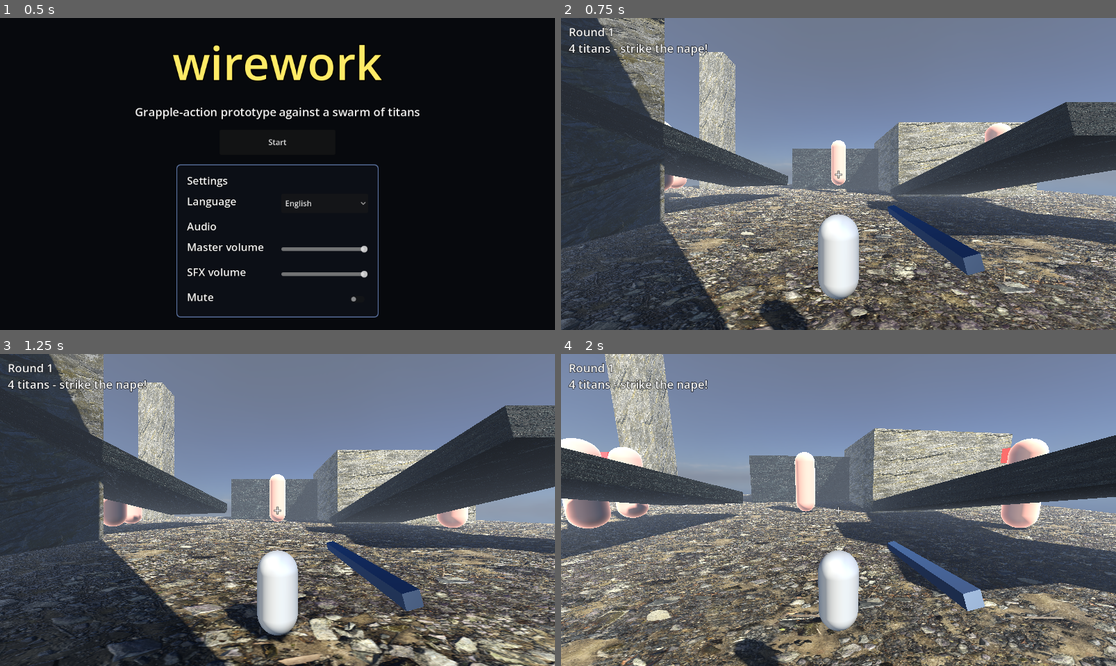
Above: before the commit, frames 1-4 (two rows, left to right).
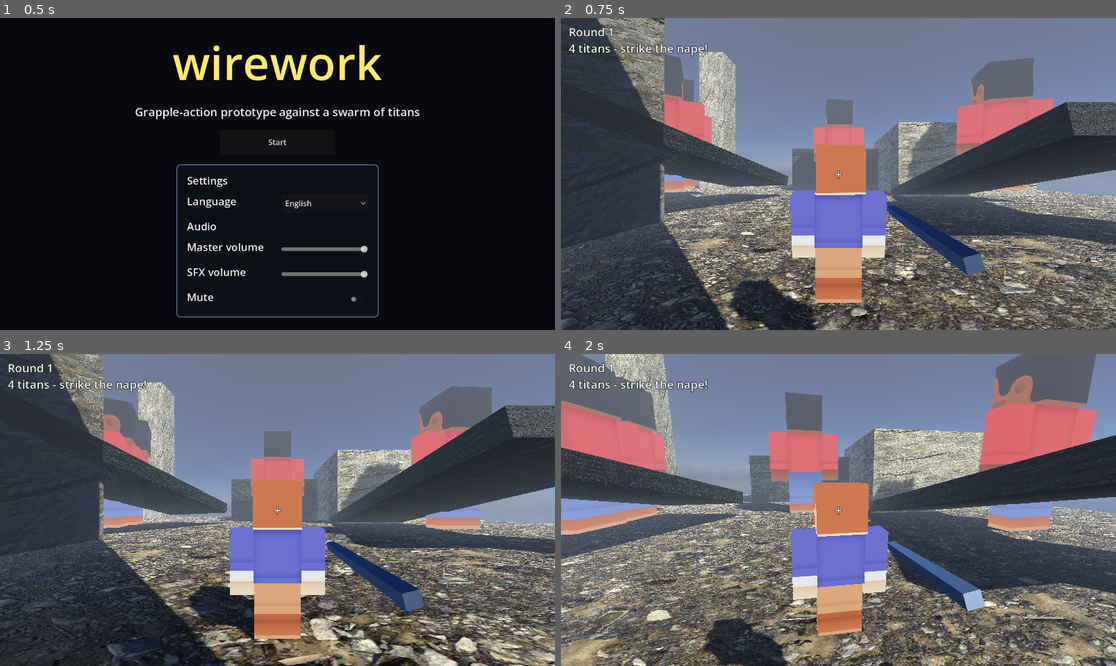
Above: after the commit, the same moments.

Repository: savagemanage/game-champs
Game: Godot game, scene res://scenes/StartScreen.tscn
The game is run twice, just before and just after one commit, with the same random seed, the same clock (stepped at 60 frames per second) and the same inputs.
Inputs (mouse positions are in pixels of both pictures, inside the frame that each line leads up to):
- Up to frame 1 (0.5 s): no input
- Up to frame 2 (0.75 s): click "Start" at 0.5 s
- Up to frame 3 (1.25 s): no input
- Up to frame 4 (2 s): tap Enter at 1.25 s; move the mouse to (866, 510) at 1.27 s; hold W (move_forward) from 1.28 s (still down); right-click (866, 510) at 1.35 s; tap Space (jump) at 1.52 s

Frame 1 is identical in both runs. In frame 2, 14% of the frame differs, in the area x 18-89%, y 11-100%; in frame 3, 13%; in frame 4, 24%, in the area x 0-97%, y 0-100%.

Commit message:
feat(visual): add CC0 Kenney Blocky character models for player + titan; realign titan nape hitbox to new neck; guarded load with primitive fallback

Diff:
--- a/scenes/Player.tscn
+++ b/scenes/Player.tscn
@@ -1,9 +1,10 @@
-[gd_scene load_steps=11 format=3 uid="uid://b1player0scene1"]
+[gd_scene load_steps=12 format=3 uid="uid://b1player0scene1"]
 
 [ext_resource type="Script" path="res://scripts/player/player.gd" id="1_player"]
 [ext_resource type="Script" path="res://scripts/player/grapple.gd" id="2_grapple"]
 [ext_resource type="Script" path="res://scripts/player/slash.gd" id="3_slash"]
 [ext_resource type="Script" path="res://scripts/player/slash_fx.gd" id="4_slashfx"]
+[ext_resource type="Script" path="res://scripts/player/character_visual.gd" id="5_charvis"]
 
 [sub_resource type="LabelSettings" id="LabelSettings_crosshair"]
 font_size = 28
@@ -42,6 +43,15 @@
 [node name="MeshInstance3D" type="MeshInstance3D" parent="."]
 transform = Transform3D(1, 0, 0, 0, 1, 0, 0, 0, 1, 0, 1, 0)
 mesh = SubResource("CapsuleMesh_1")
+
+[node name="CharacterModel" type="Node3D" parent="."]
+script = ExtResource("5_charvis")
+model_path = "res://assets/models/player_character.glb"
+model_scale = 1.35
+model_y_offset = 0.0
+model_yaw_deg = 180.0
+fallback_mesh_path = NodePath("../MeshInstance3D")
+play_idle = true
 
 [node name="YawPivot" type="Node3D" parent="."]
 transform = Transform3D(1, 0, 0, 0, 1, 0, 0, 0, 1, 0, 1.5, 0)
--- a/scenes/Titan.tscn
+++ b/scenes/Titan.tscn
@@ -1,6 +1,7 @@
-[gd_scene load_steps=8 format=3 uid="uid://a1titan0scene1"]
+[gd_scene load_steps=9 format=3 uid="uid://a1titan0scene1"]
 
 [ext_resource type="Script" path="res://scripts/titan/titan.gd" id="1_titan"]
+[ext_resource type="Script" path="res://scripts/player/character_visual.gd" id="2_charvis"]
 
 [sub_resource type="CapsuleShape3D" id="CapsuleShape3D_body"]
 radius = 2.0
@@ -20,10 +21,10 @@
 rim_tint = 0.3
 
 [sub_resource type="BoxShape3D" id="BoxShape3D_nape"]
-size = Vector3(2.5, 2.0, 1.0)
+size = Vector3(3.0, 2.5, 1.5)
 
 [sub_resource type="BoxMesh" id="BoxMesh_nape"]
-size = Vector3(2.5, 2.0, 1.0)
+size = Vector3(3.0, 2.5, 1.5)
 
 [sub_resource type="StandardMaterial3D" id="StandardMaterial3D_nape"]
 albedo_color = Color(0.9, 0.2, 0.2, 1)
@@ -44,6 +45,15 @@
 mesh = SubResource("CapsuleMesh_body")
 surface_material_override/0 = SubResource("StandardMaterial3D_body")
 
+[node name="CharacterModel" type="Node3D" parent="."]
+script = ExtResource("2_charvis")
+model_path = "res://assets/models/titan_character.glb"
+model_scale = 8.0
+model_y_offset = 0.0
+model_yaw_deg = 180.0
+fallback_mesh_path = NodePath("../MeshInstance3D")
+play_idle = true
+
 [node name="NavigationAgent3D" type="NavigationAgent3D" parent="."]
 radius = 2.5
 height = 12.0
@@ -55,7 +65,7 @@
 max_speed = 6.0
 
 [node name="Nape" type="Area3D" parent="."]
-transform = Transform3D(1, 0, 0, 0, 1, 0, 0, 0, 1, 0, 10, -2)
+transform = Transform3D(1, 0, 0, 0, 1, 0, 0, 0, 1, 0, 10.5, -2.3)
 collision_layer = 8
 collision_mask = 0
 
--- /dev/null
+++ b/scripts/player/character_visual.gd
@@ -0,0 +1,95 @@
+extends Node3D
+## Guarded runtime loader for a CC0 low-poly humanoid GLB (Kenney "Blocky
+## Characters" 2.0, CC0 - see assets/CREDITS.md). Attached to a "CharacterModel"
+## Node3D that is a VISUAL-ONLY sibling of the owning body's CollisionShape3D:
+## it never adds a physics body or collision shape, so movement / navigation /
+## the nape Area3D are driven entirely by the existing capsule collider.
+##
+## Why loaded at runtime instead of a baked ext_resource: the repo .gitignore
+## excludes *.import, so the GLB ships WITHOUT its .import sidecar and is not a
+## valid resource until a one-time editor import. A hard ext_resource to an
+## unimported .glb would break a headless/first-open text parse. So we mirror
+## the guarded-load pattern in scripts/player/slash_fx.gd: if the resource
+## exists we instance it and hide the primitive capsule fallback; otherwise we
+## leave the primitive capsule visible so the scene never renders empty.
+##
+## Web-safe: no Thread/Mutex/Semaphore/WorkerThreadPool, no SubViewport. Godot
+## imports a .glb as a PackedScene of plain Node3D / MeshInstance3D nodes plus
+## an AnimationPlayer (these Kenney rigs are node-transform animated, 0 skins),
+## none of which are physics bodies, so no collider is ever introduced.
+
+# --- TUNING CONSTANTS (no magic numbers below this block) ---
+
+## Fallback loop animation played on the instanced GLB's AnimationPlayer when
+## present. Empty string = ship the static rest pose (no animation).
+const IDLE_ANIM: String = "idle"
+
+# --- CONFIGURABLE PER-ENTITY (set in the .tscn via the inspector) ---
+
+## Path to the GLB to instance. Guarded with ResourceLoader.exists().
+@export var model_path: String = "res://assets/models/player_character.glb"
+## Uniform scale applied to the instanced model (Kenney rig is ~1.4-1.5 tall).
+@export var model_scale: float = 1.35
+## Local Y offset of the model root (feet sit at the body's local y=0).
+@export var model_y_offset: float = 0.0
+## Yaw (degrees) so the model faces the same forward the body moves. The Kenney
+## rig faces +Z; the body's visual forward is -Z, so a 180 flip aligns them.
+@export var model_yaw_deg: float = 180.0
+## Node path (relative to this CharacterModel node) to the primitive capsule
+## MeshInstance3D kept as the guaranteed fallback. Hidden once the GLB loads.
+@export var fallback_mesh_path: NodePath = NodePath("../MeshInstance3D")
+## Play IDLE_ANIM looping when the GLB provides it (else stay a static pose).
+@export var play_idle: bool = true
+
+var _instance: Node3D
+
+
+func _ready() -> void:
+	var fallback: MeshInstance3D = get_node_or_null(fallback_mesh_path) as MeshInstance3D
+
+	# Guarded load: unimported / missing GLB -> keep the primitive capsule.
+	if not ResourceLoader.exists(model_path):
+		return
+	var packed := load(model_path) as PackedScene
+	if packed == null:
+		return
+	var inst := packed.instantiate() as Node3D
+	if inst == null:
+		return
+
+	_instance = inst
+	inst.scale = Vector3.ONE * model_scale
+	inst.position = Vector3(0.0, model_y_offset, 0.0)
+	inst.rotation = Vector3(0.0, deg_to_rad(model_yaw_deg), 0.0)
+	add_child(inst)
+
+	# GLB imported fine: hide the primitive capsule fallback.
+	if fallback != null:
+		fallback.visible = false
+
+	if play_idle and IDLE_ANIM != "":
+		_play_idle_loop(inst)
+
+
+## Find the instanced GLB's AnimationPlayer and loop IDLE_ANIM. Web/60fps-safe:
+## a single node-transform clip, no AnimationTree / state machine.
+func _play_idle_loop(root: Node) -> void:
+	var anim := _find_animation_player(root)
+	if anim == null:
+		return
+	if not anim.has_animation(IDLE_ANIM):
+		return
+	var clip := anim.get_animation(IDLE_ANIM)
+	if clip != null:
+		clip.loop_mode = Animation.LOOP_LINEAR
+	anim.play(IDLE_ANIM)
+
+
+func _find_animation_player(node: Node) -> AnimationPlayer:
+	if node is AnimationPlayer:
+		return node as AnimationPlayer
+	for child in node.get_children():
+		var found := _find_animation_player(child)
+		if found != null:
+			return found
+	return null
Binary file added: assets/models/player_character.glb
Binary file added: assets/models/titan_character.glb
Not shown, changed: assets/CREDITS.md
